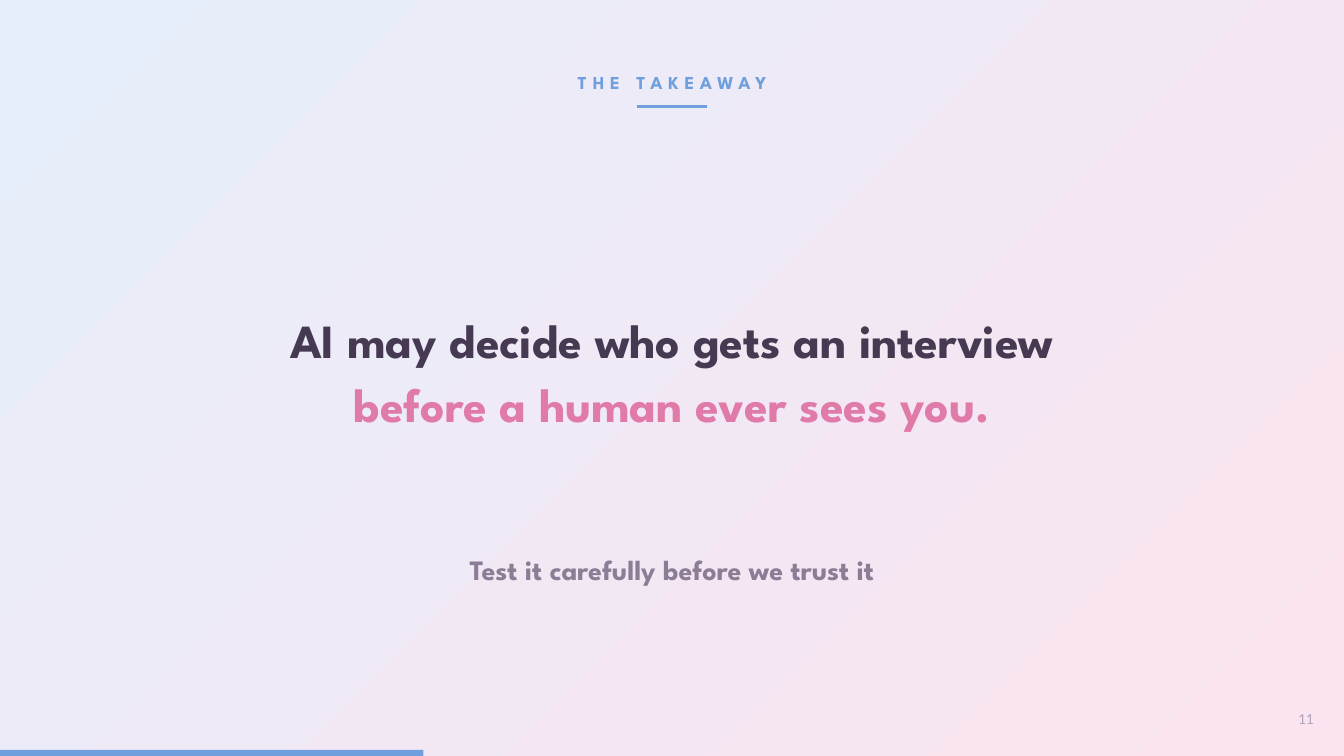
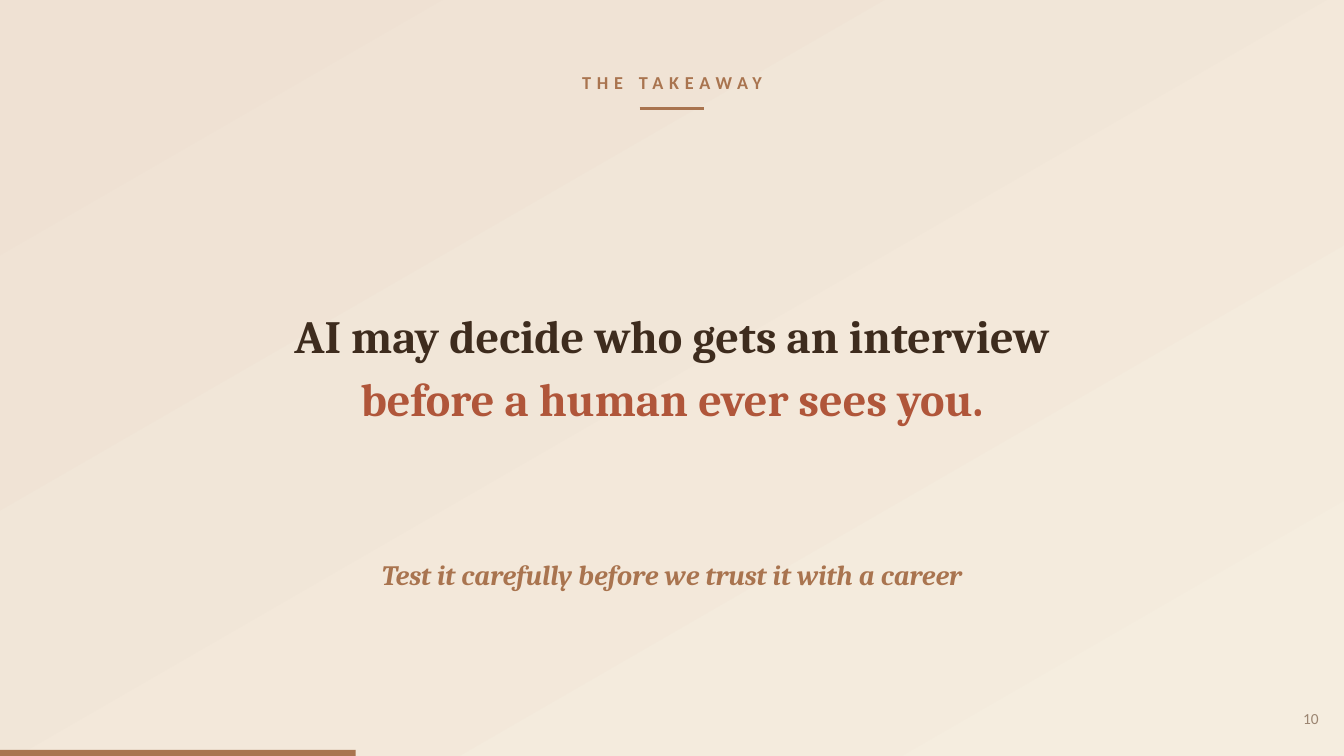
Before and after one commit to pwagle16/visual_communication, a slide deck: slide 10 of presentation/gender_bias_llm_hiring.pptx (slide 11 before the commit). Drawn at 1344x756 pixels with LibreOffice and Linux fonts; fonts in the diff are those of the drawing. Boxes give left, top, right and bottom in pixels: in the first picture for what was removed or moved away, otherwise in the second. Text is boxed around its words. In the diff, an @@ line names an element or a change of style, - is before the commit and + after.

```diff
--- a/presentation/gender_bias_llm_hiring.pptx
+++ b/presentation/gender_bias_llm_hiring.pptx
@@ rectangle at <box>0,0,1344,756</box>: fill gradient #FBE4EF to #E6EEFB to gradient #F5EDDF to #EFE1D3 @@
@@ text "THE TAKEAWAY" at <box>269,63,1076,103</box>: font League Spartan to Calibri, text colour #6FA0DD to #A9744F @@
@@ elbow line moved from (637, 107) - (708, 107) to (640, 109) - (705, 109) @@
@@ elbow line (640, 109) - (705, 109): stroke #6FA0DD 2.2 pt to #A9744F 2.2 pt @@
@@ text "AI may decide who gets ..." at <box>294,321,1049,426</box>: size 34 to 33 pt, font League Spartan to Cambria; text colour #463A53 to #3E2C1E in "AI may decide who gets an interview"; text colour #E07AA8 to #B0563A in "before a human ever sees you."; line spacing 1.12 to 1.14 @@
@@ text at <box>382,565,962,591</box>: text changed; font League Spartan to Cambria; text colour #8A7D95 to #A9744F; italic on @@
-Test it carefully before we trust it
+Test it carefully before we trust it with a career
@@ text at <box>1303,714,1319,724</box>: text changed; text colour #B0A4BB to #9B8571 @@
-11
+10
@@ rectangle: place and size @@
-rectangle at <box>0,750,423,756</box>
+rectangle at <box>0,750,356,756</box>
@@ rectangle at <box>0,750,356,756</box>: fill #6FA0DD to #A9744F @@
```
Also in this commit, not shown: 7 other slides changed, 3 slides added, 4 slides removed, 1 other file.
